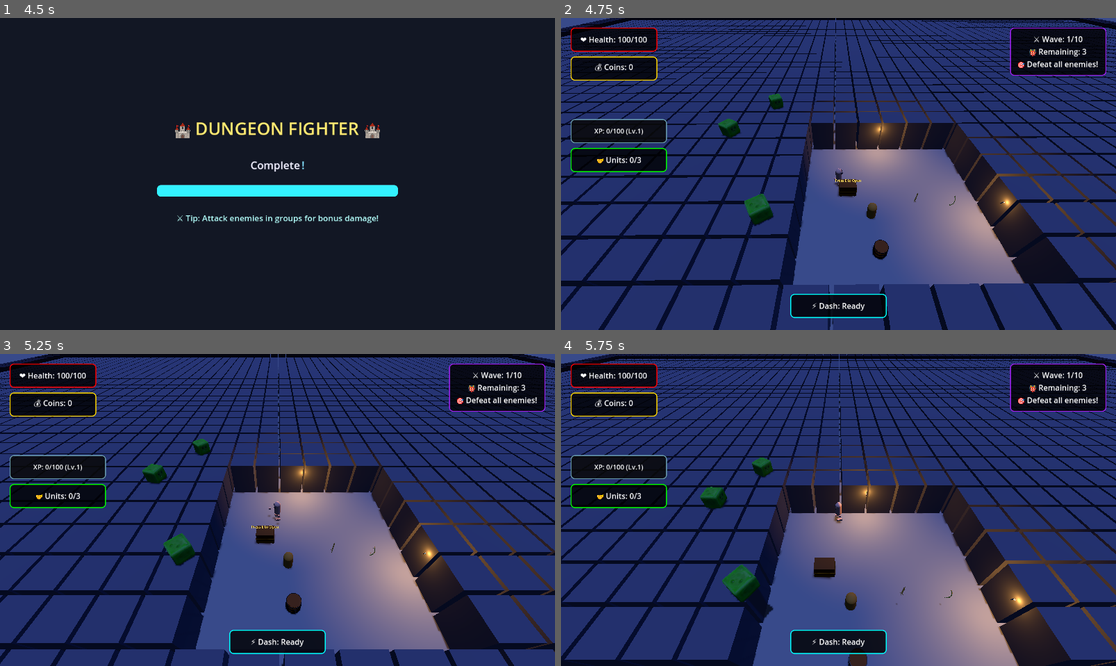
Above: before the commit, frames 1-4 (two rows, left to right).
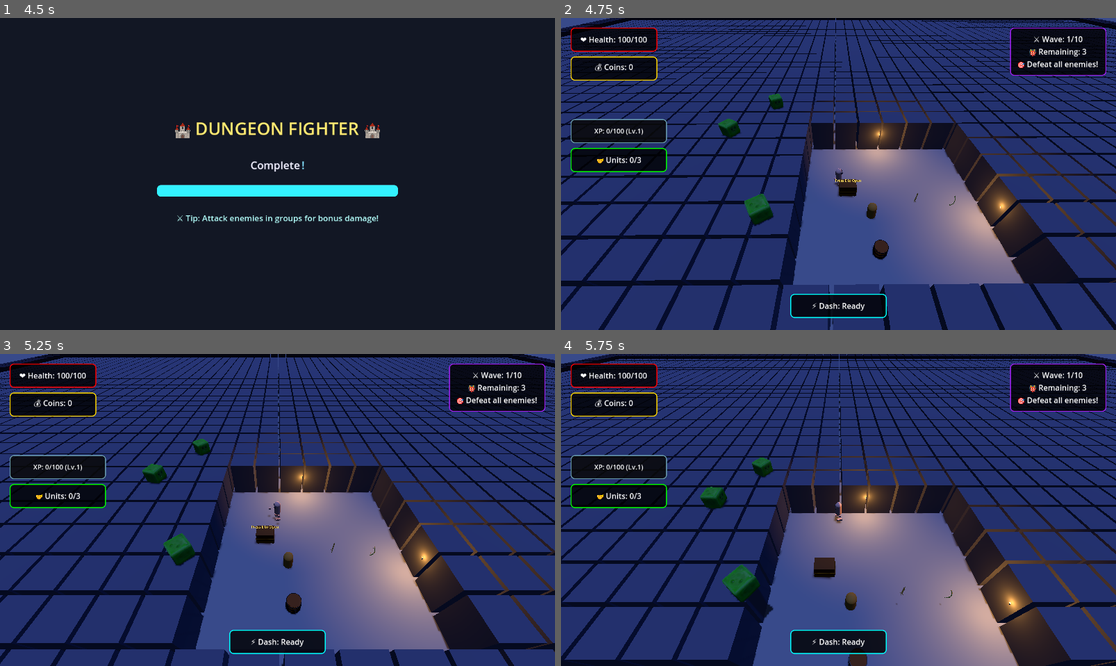
Above: after the commit, the same moments.

Repository: thaner66666666/game-1
Game: Godot game, scene res://Scenes/main.tscn
Same seed, same stepped clock (60 frames per second), same inputs: the game is played once before the commit and once after it.
Inputs (mouse positions are in pixels of both pictures, inside the frame that each line leads up to):
- Up to frame 1 (4.5 s): tap Enter at 0.5, 4.25 s; move the mouse to (249, 236) at 0.52 s; hold W (move_up) 0.53-2.03 s; click (249, 236) at 0.6 s; move the mouse to (444, 220) at 1.27 s; tap Space (dash) at 1.35, 3.5, 4.35 s; move the mouse to (111, 127) at 2.02 s; hold Q (drop_weapon) 2.03-2.78 s; hold A (move_left) 2.03-3.53 s; move the mouse to (305, 174) at 2.77 s; tap E (interaction) at 2.85 s; click (305, 174) at 2.92 s; move the mouse to (194, 96) at 3.52 s; hold S (move_down) 3.53-4.28 s; click (194, 96) at 3.6 s; move the mouse to (399, 158) at 4.27 s; hold D (move_right) from 4.28 s (still down)
- Up to frame 2 (4.75 s): keep holding D (move_right)
- Up to frame 3 (5.25 s): move the mouse to (166, 525) at 5.02 s; release D (move_right) at 5.03 s; hold W (move_up) from 5.03 s (still down); hold Q (drop_weapon) from 5.03 s (still down); click (166, 525) at 5.17 s
- Up to frame 4 (5.75 s): keep holding W (move_up); keep holding Q (drop_weapon)

Frame 1 is identical in both runs. In frame 2, 0.4% of the frame differs, in the area x 56-82%, y 32-66%; in frame 3, 0.4%; in frame 4, 0.6%, in the area x 49-85%, y 40-88%.

Commit message:
STABLE TORCHES

Diff:
--- a/Scenes/torch.tscn
+++ b/Scenes/torch.tscn
@@ -11,11 +11,11 @@
 script = ExtResource("1_wced7")
 
 [node name="MeshInstance3D" type="MeshInstance3D" parent="."]
-transform = Transform3D(1, 0, 0, 0, 1, 0, 0, 0, 1, 0, -0.707166, 0)
+transform = Transform3D(1, 0, 0, 0, 1, 0, 0, 0, 1, 0, -1.0992, 0)
 mesh = ExtResource("2_h1t0l")
 
 [node name="OmniLight3D" type="OmniLight3D" parent="."]
-transform = Transform3D(1, 0, 0, 0, 1, 0, 0, 0, 1, 0, 0.862944, 0.0730011)
+transform = Transform3D(1, 0, 0, 0, 1, 0, 0, 0, 1, 0, 0.415263, 0.0730011)
 light_color = Color(1, 0.466667, 0, 1)
 omni_range = 8.0
 
--- a/dot gds/simple_room_generator.gd
+++ b/dot gds/simple_room_generator.gd
@@ -301,6 +301,20 @@
 
 			if safe:
 				var torch = torch_scene.instantiate()
+				# Set torch rotation based on which wall it's attached to
+				match wall:
+					0:
+						# Left wall: rotate to face into room (90 degrees around Y)
+						torch.rotation_degrees = Vector3(0, 90, 0)
+					1:
+						# Right wall: rotate to face into room (-90 degrees around Y)
+						torch.rotation_degrees = Vector3(0, -90, 0)
+					2:
+						# Top wall: rotate to face into room (should be 0 degrees around Y)
+						torch.rotation_degrees = Vector3(0, 0, 0)
+					3:
+						# Bottom wall: rotate to face into room (180 degrees around Y)
+						torch.rotation_degrees = Vector3(0, 180, 0)
 				torch.name = "Torch_%d" % placed_torches
 				add_child(torch)
 				torch.global_position = world_pos
